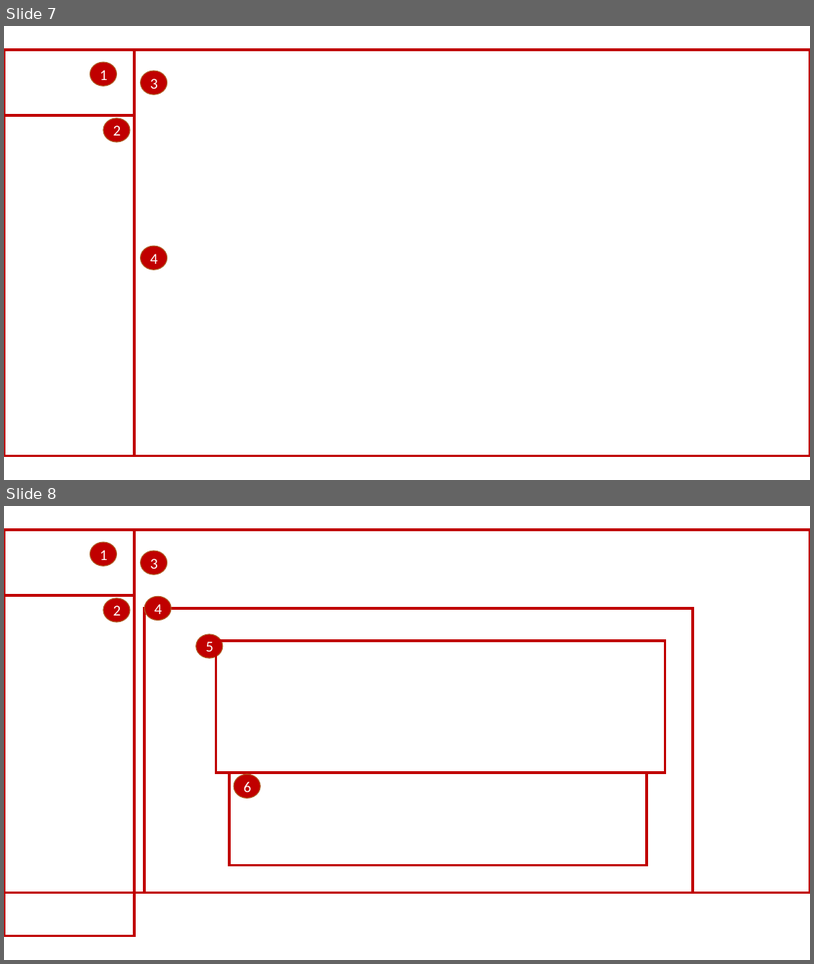
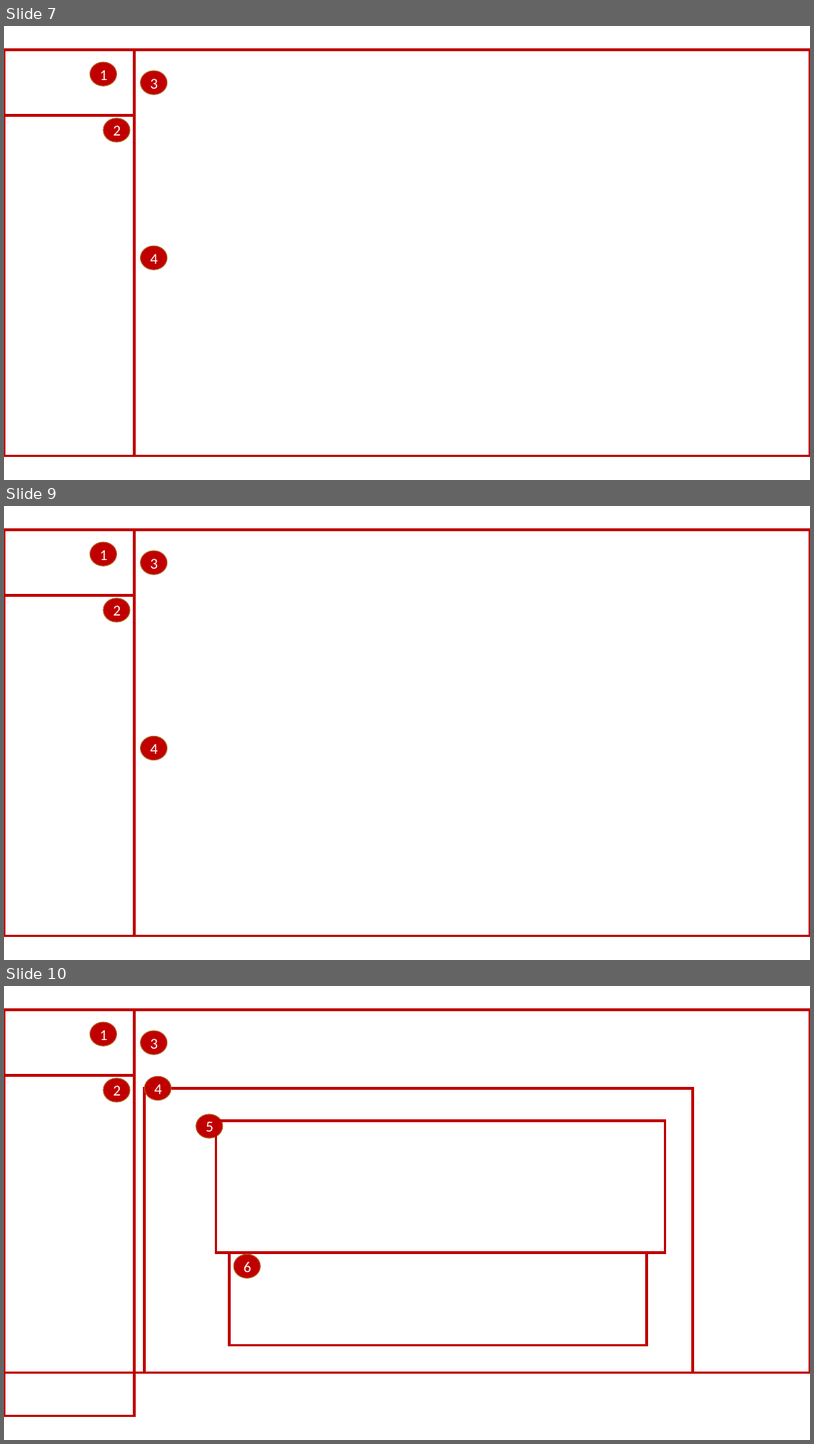
Before and after one commit to LozynskiW/VideoDocumentationProject, a slide deck: docs/instrukcja.pptx. Shown one above the other, each under a label of ours: slides 7 and 8 before the commit, slides 7, 9 and 10 after it; the slides between them are not shown. The pictures are 814x964 and 814x1444 pixels, drawn with LibreOffice and Linux fonts; fonts in the diff are those of the drawing; background and template pictures are left out. Boxes give left, top, right and bottom in pixels: in the first picture for what was removed or moved away, otherwise in the second. Text is boxed around its words. In the diff, an @@ line names an element or a change of style, - is before the commit and + after.

```diff
--- a/docs/instrukcja.pptx
+++ b/docs/instrukcja.pptx
@@ slide 9 added at box(4, 506, 810, 960), background picture (left out) @@
@@ rectangle added at box(4, 530, 134, 595), outline #C00000 3 pt @@
@@ rectangle added at box(4, 530, 810, 936), outline #C00000 3 pt @@
@@ rectangle added at box(4, 530, 134, 936), outline #C00000 3 pt @@
@@ ellipse added at box(90, 542, 116, 566), fill #C00000, outline #AF5C24 1 pt, 18 pt, text #FFFFFF @@
+1
@@ ellipse added at box(141, 551, 167, 574), fill #C00000, outline #AF5C24 1 pt, 18 pt, text #FFFFFF @@
+3
@@ ellipse added at box(103, 598, 130, 621), fill #C00000, outline #AF5C24 1 pt, 18 pt, text #FFFFFF @@
+2
@@ ellipse added at box(141, 736, 167, 759), fill #C00000, outline #AF5C24 1 pt, 18 pt, text #FFFFFF @@
+4
@@ what was slide 8 is now slide 10 @@
```
Also in this commit, not shown: 1 slide changed, 2 other slides added, 10 other files.
